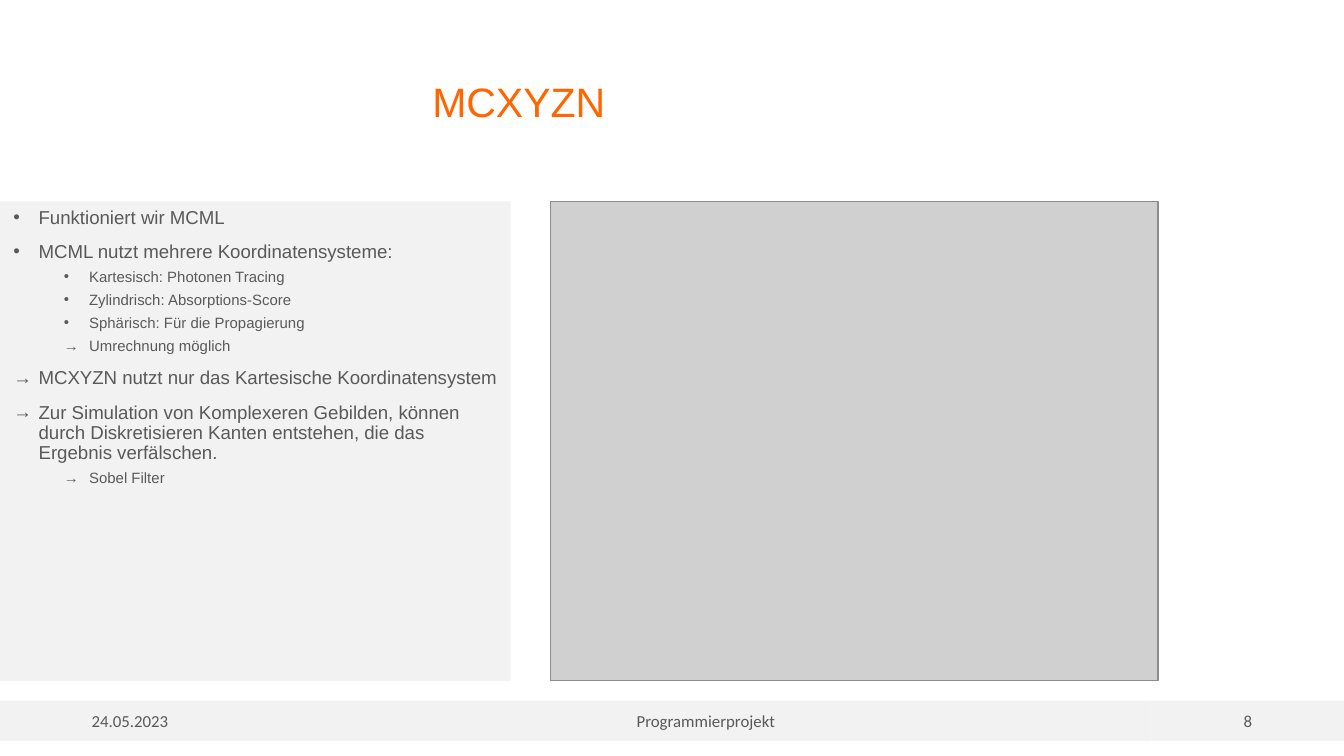
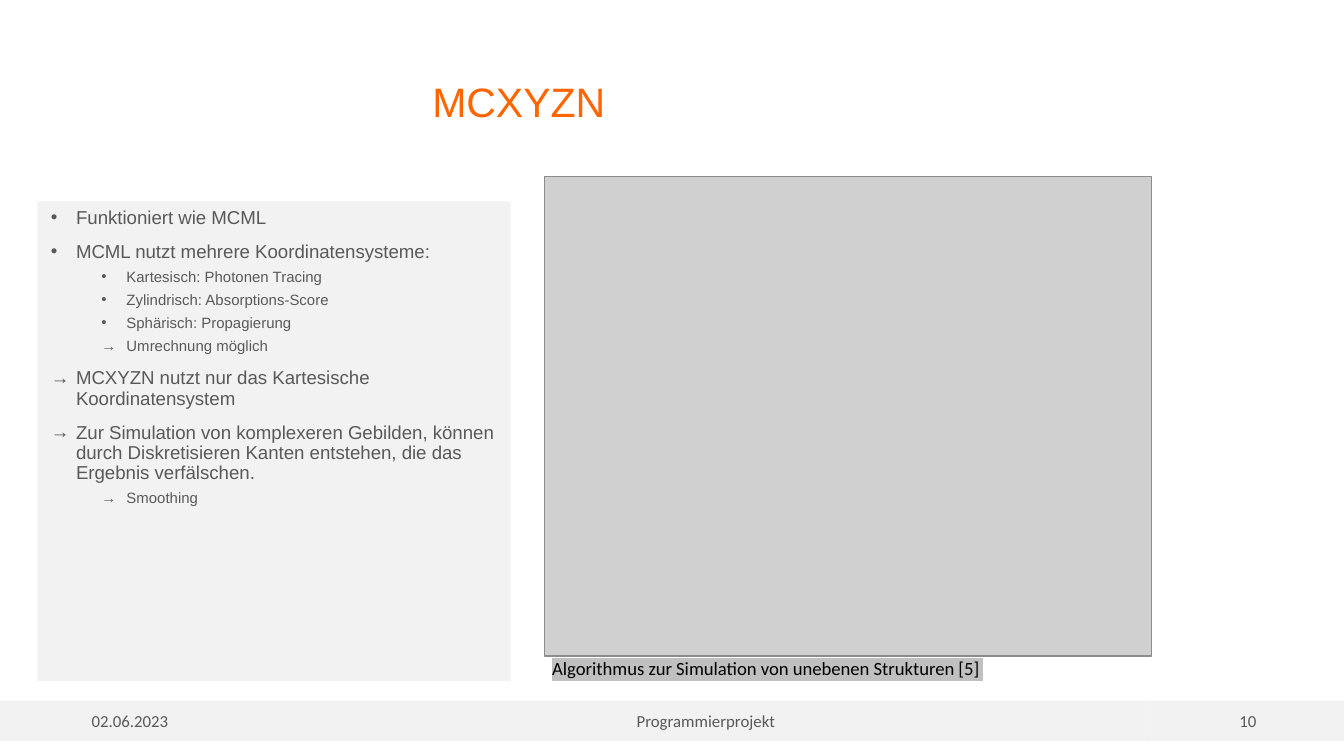
Before and after one commit to vmuelle/mcsim_for_tissue, a slide deck: slide 10 of MC_Tissue.pptx (slide 8 before the commit). Drawn at 1344x756 pixels with LibreOffice and Linux fonts; fonts in the diff are those of the drawing; grey boxes stand for pictures; background and template pictures are left out. Boxes give left, top, right and bottom in pixels: in the first picture for what was removed or moved away, otherwise in the second. Text is boxed around its words. In the diff, an @@ line names an element or a change of style, - is before the commit and + after.

```diff
--- a/MC_Tissue.pptx
+++ b/MC_Tissue.pptx
@@ picture: place and size @@
-picture at (551,202,1159,681)
+picture at (544,177,1152,657)
@@ text "Funktioniert wie MCML": place and size @@
-text "Funktioniert wie MCML" at (0,202,511,681)
+text "Funktioniert wie MCML" at (38,202,511,681)
@@ text at (76,210,266,224): text changed @@
-• Funktioniert wir MCML
+• Funktioniert wie MCML
@@ text at (126,317,291,331): text changed @@
-  • Sphärisch: Für die Propagierung
+  • Sphärisch: Propagierung
@@ text at (76,425,494,506): text changed @@
-→ Zur Simulation von Komplexeren Gebilden, können durch Diskretisieren Kanten entstehen, die das Ergebnis verfälschen.
-  → Sobel Filter
+→ Zur Simulation von komplexeren Gebilden, können durch Diskretisieren Kanten entstehen, die das Ergebnis verfälschen.
+  → Smoothing
@@ text added at (552,661,979,678), 10 pt, text #000000 @@
+Algorithmus zur Simulation von unebenen Strukturen [5]
@@ text in rectangle at (92,715,169,727): text changed @@
-24.05.2023
+02.06.2023
@@ page number at (1239,716,1256,727): text changed @@
-8
+10
```
Also in this commit, not shown: 14 other slides changed, 3 slides added, 41 other files.
